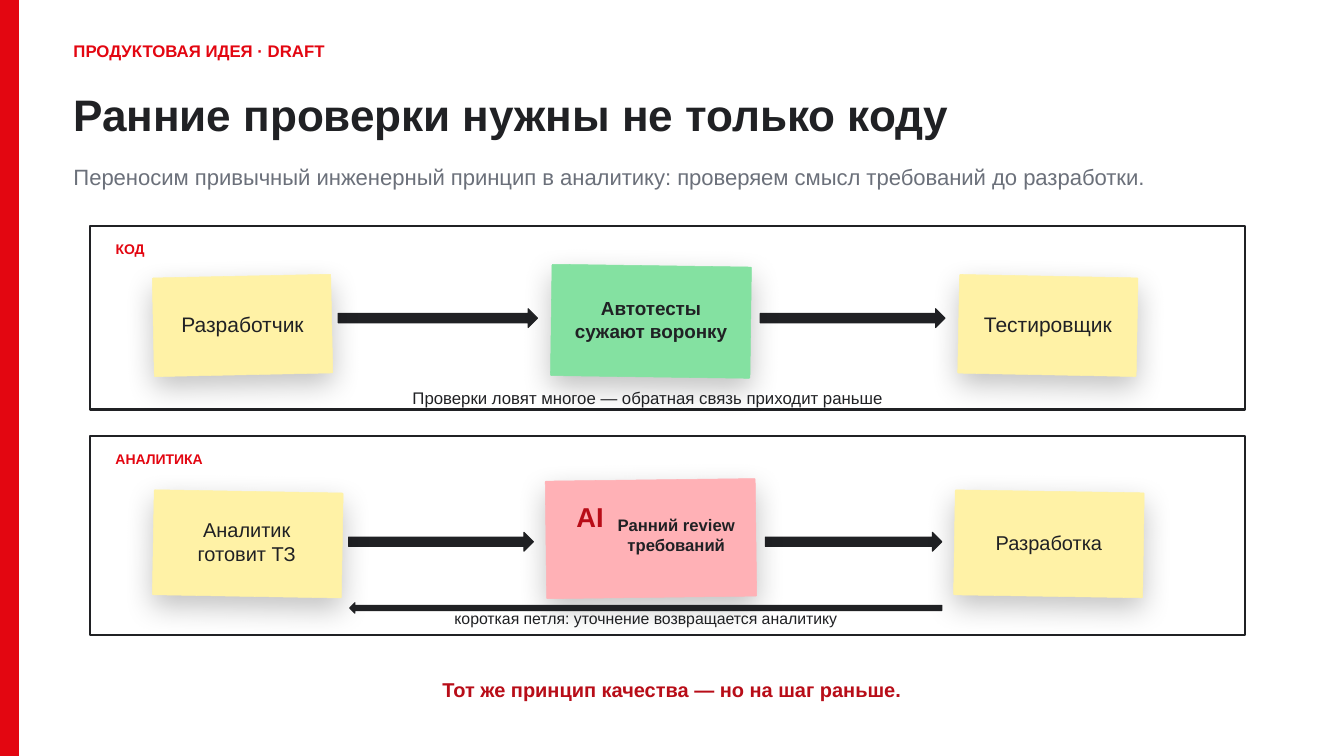
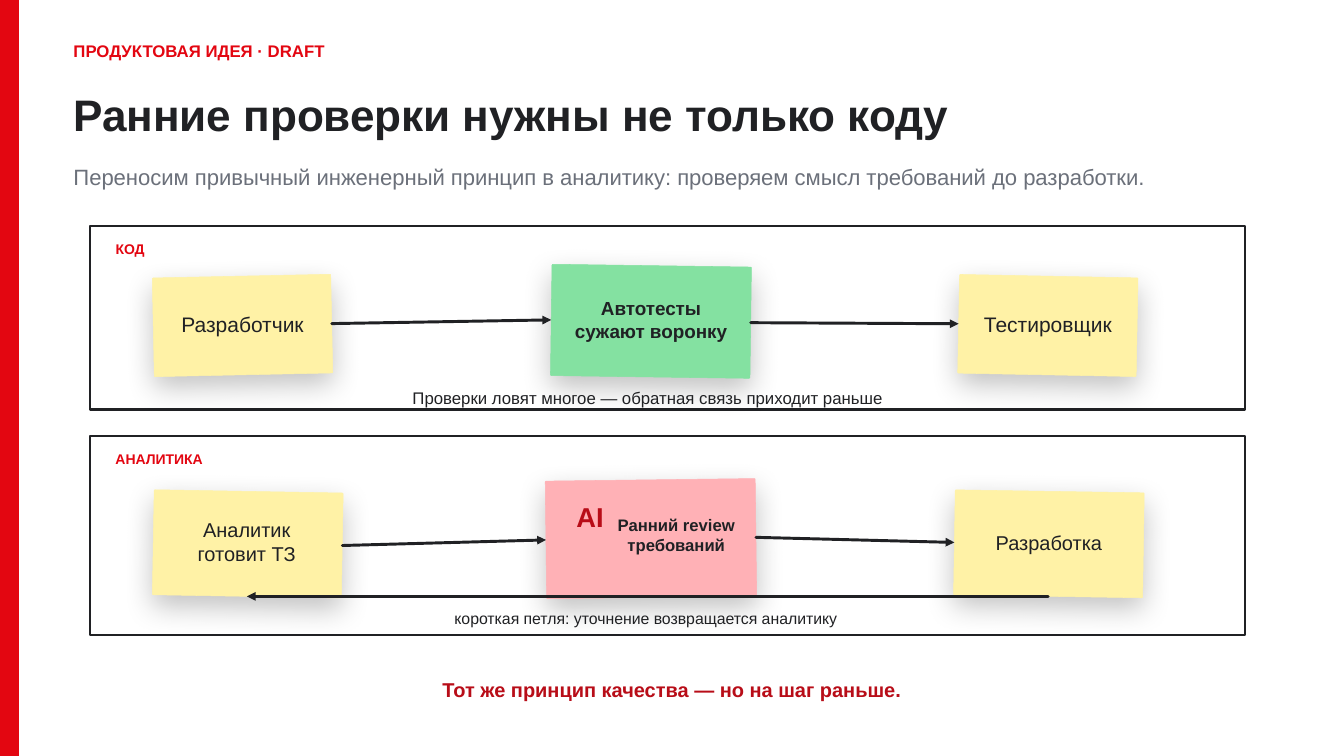
Before and after one commit to DanilaSaraev-git/MTS_TZ, a slide deck: slide 1 of output/presentations/AI-analytics-review-platform-MTS-DRAFT.pptx. Drawn at 1344x756 pixels with LibreOffice and Linux fonts; fonts in the diff are those of the drawing. Boxes give left, top, right and bottom in pixels: in the first picture for what was removed or moved away, otherwise in the second. Text is boxed around its words. In the diff, an @@ line names an element or a change of style, - is before the commit and + after.

Commit message:
draft: connect presentation process arrows

```diff
--- a/output/presentations/AI-analytics-review-platform-MTS-DRAFT.pptx
+++ b/output/presentations/AI-analytics-review-platform-MTS-DRAFT.pptx
@@ arrow added from (332, 324) to (552, 320), #202124 2.1 pt @@
@@ right arrow removed at (338,309,537,328) @@
@@ arrow added from (751, 323) to (959, 324), #202124 2.1 pt @@
@@ right arrow removed at (760,309,945,328) @@
@@ right arrow removed at (349,532,533,552) @@
@@ arrow added from (756, 537) to (955, 542), #202124 2.1 pt @@
@@ right arrow removed at (765,532,942,552) @@
@@ arrow added from (343, 545) to (546, 540), #202124 2.1 pt @@
@@ arrow added from (1049, 597) to (247, 597), #202124 2.1 pt @@
@@ left arrow removed at (350,603,943,613) @@
```
Also in this commit, not shown: 3 other slides changed.
